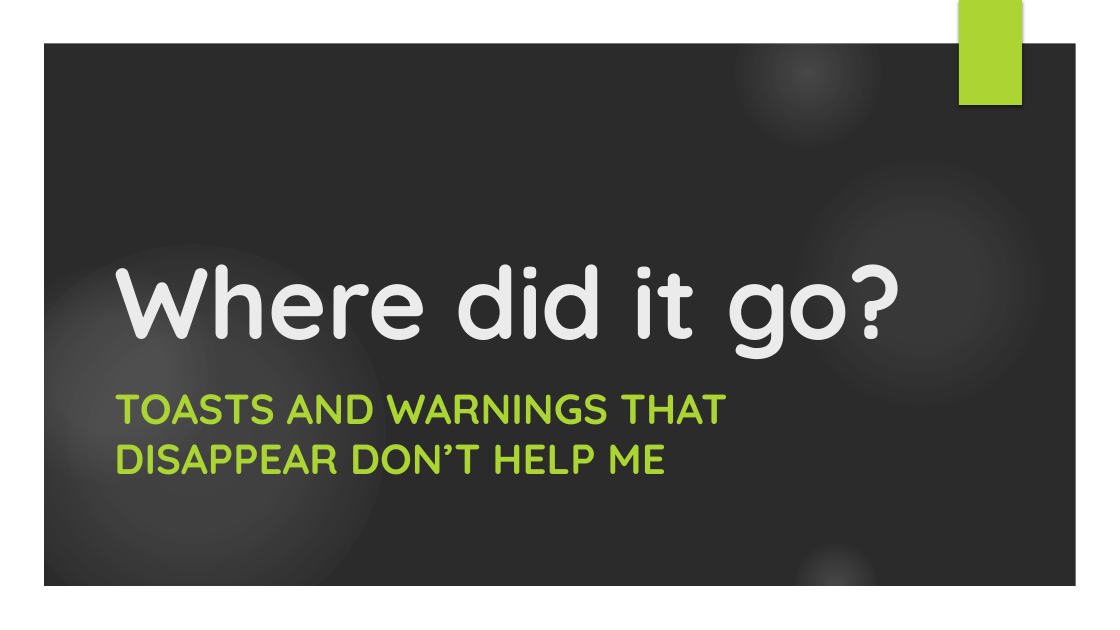
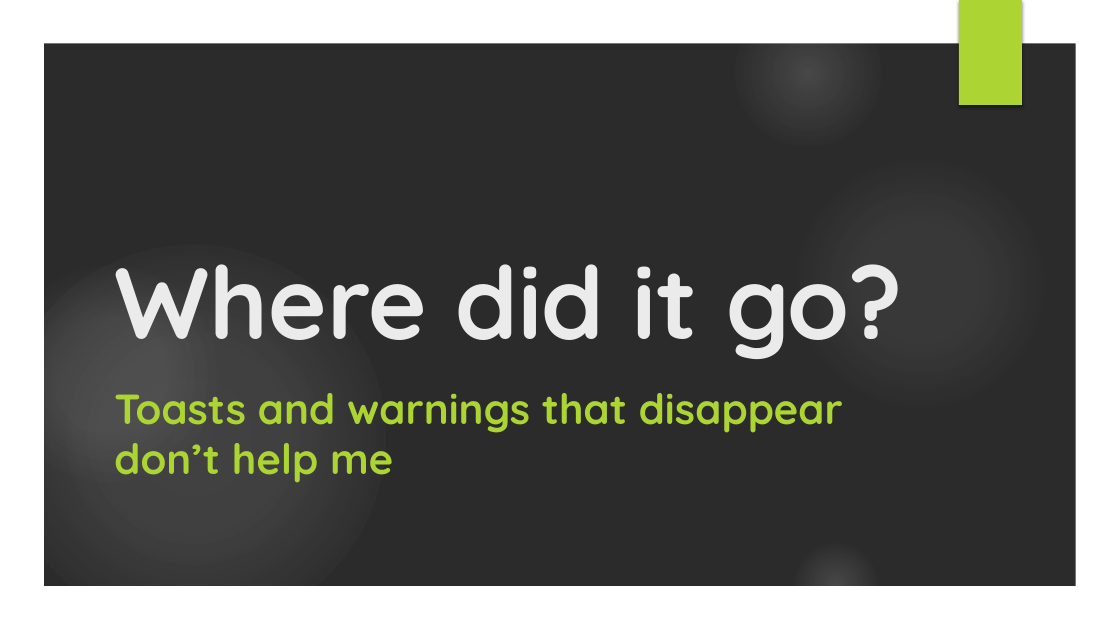
Before and after one commit to owenniblock/owenniblock, a slide deck: slide 29 of talks/id24 - ND Web Design.pptx. Drawn at 1120x630 pixels with LibreOffice and Linux fonts; fonts in the diff are those of the drawing; background and template pictures are left out; a plain dark background stands for a picture behind light text. Boxes give left, top, right and bottom in pixels: in the first picture for what was removed or moved away, otherwise in the second. Text is boxed around its words. In the diff, an @@ line names an element or a change of style, - is before the commit and + after.

```diff
--- a/talks/id24 - ND Web Design.pptx
+++ b/talks/id24 - ND Web Design.pptx
@@ subtitle at box(114, 393, 843, 483): text changed @@
-TOASTS AND WARNINGS THAT DISAPPEAR DON’T HELP ME
+Toasts and warnings that disappear don’t help me
```
Also in this commit, not shown: 21 other slides changed.
